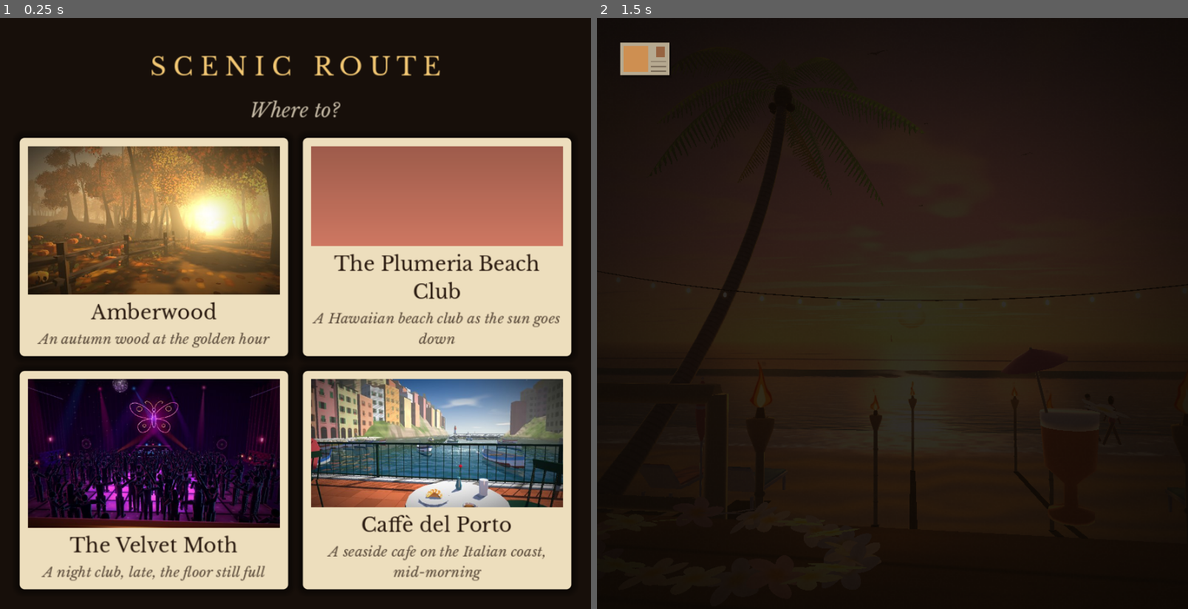
Above: before the commit, frames 1-2 (left to right).
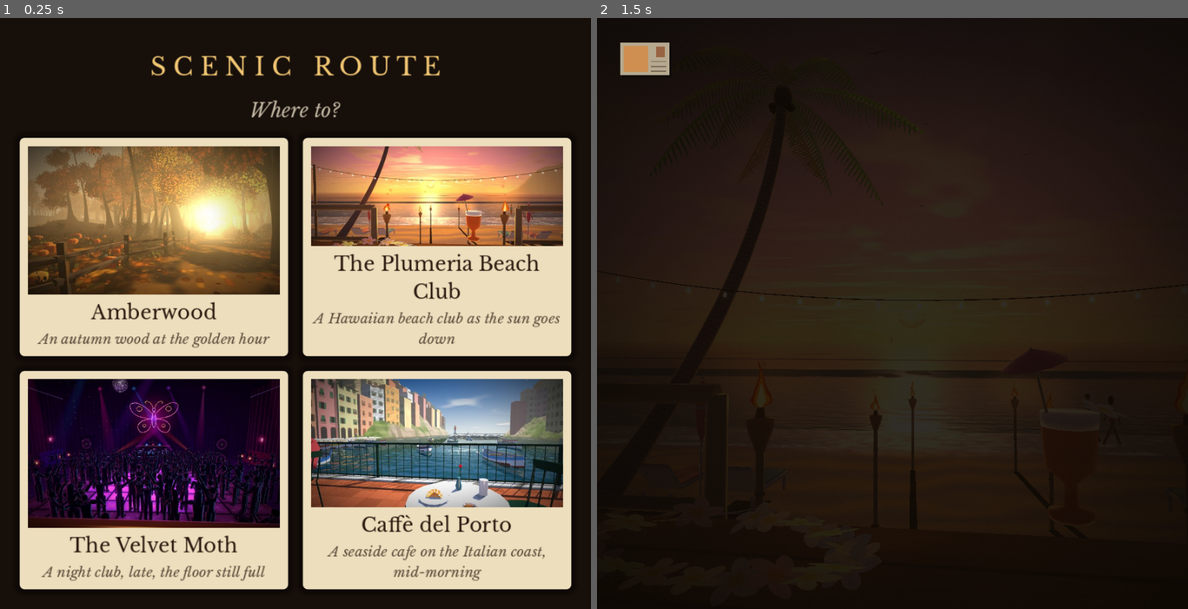
Above: after the commit, the same moments.

Repository: Sclondon/ScenicRoute
Game: Godot game, scene res://scenes/main.tscn
Same seed, same stepped clock (60 frames per second), same inputs: the game is played once before the commit and once after it.
Inputs (mouse positions are in pixels of both pictures, inside the frame that each line leads up to):
- Up to frame 1 (0.25 s): no input
- Up to frame 2 (1.5 s): tap Enter at 0.5 s; move the mouse to (1022, 283) at 0.52 s; hold Right (ui_right) 0.53-1.25 s; tap Alt at 0.6 s; click (1022, 283) at 0.67 s; tap Space at 0.77, 1.07, 1.25 s; drag from (774, 343) to (862, 431) at 1.27 s

The runs differ from the first frame. In frame 1, 6.3% of the frame differs, in the area x 52-96%, y 21-39%; in frame 2, nothing differs.

Commit message:
Leave a place as soon as it is in view; tests/picker.gd taps every postcard and back; Plumeria's card
Co-Authored-By: Claude Opus 5.5 <noreply@anthropic.com>
Claude-Session: https://claude.ai/code/session_015QTKPaFFhWEZskCemuvnwW

Diff:
--- a/scripts/main.gd
+++ b/scripts/main.gd
@@ -27,6 +27,7 @@
 var _grid: GridContainer
 var _busy := false
 var _hinted := false
+var _words: Tween
 ## A place to open straight into, by id (tests set it before the scene starts).
 static var start_place := ""
 
@@ -213,6 +214,8 @@
 	# come up out of the dark, name the place, then say how to look about (the first time) and get out of the way
 	tw = create_tween()
 	tw.tween_property(paint, "shader_parameter/fade", 0.0, 1.6)
+	# free to leave once it is in view; the name comes and goes on its own
+	tw.tween_callback(func(): _busy = false)
 	tw.tween_property(title, "modulate:a", 1.0, 1.0)
 	if not _hinted:
 		tw.parallel().tween_property(hint, "modulate:a", 1.0, 1.0)
@@ -220,8 +223,7 @@
 	tw.tween_property(title, "modulate:a", 0.0, 1.8)
 	tw.parallel().tween_property(hint, "modulate:a", 0.0, 1.8)
 	_hinted = true
-	await tw.finished
-	_busy = false
+	_words = tw
 
 
 ## Back to the postcards.
@@ -232,6 +234,8 @@
 	var tw := create_tween()
 	tw.tween_property(paint, "shader_parameter/fade", 1.0, 0.5)
 	await tw.finished
+	if _words and _words.is_valid():
+		_words.kill()
 	_leave_place()
 	back_card.visible = false
 	title.modulate.a = 0.0
--- /dev/null
+++ b/tests/picker.gd
@@ -0,0 +1,48 @@
+extends SceneTree
+## The postcards, and going to each place and back by tapping (simulated touches). Ends PASSED or FAILED.
+##   godot --path . --audio-driver Dummy --resolution 450x800 -s tests/picker.gd -- [--out=<folder>]
+
+var failures: Array[String] = []
+var out := ""
+
+
+func _initialize() -> void:
+	for a in OS.get_cmdline_user_args():
+		if a.begins_with("--out="):
+			out = a.substr(6)
+	change_scene_to_file("res://scenes/main.tscn")
+	_run.call_deferred()
+
+
+func _tap(c: Control) -> void:
+	var p := root.get_final_transform() * c.get_global_rect().get_center()
+	for pressed in [true, false]:
+		var e := InputEventScreenTouch.new()
+		e.position = p
+		e.pressed = pressed
+		Input.parse_input_event(e)
+		await process_frame
+
+
+func _check(ok: bool, what: String) -> void:
+	print(("ok   " if ok else "FAIL ") + what)
+	if not ok:
+		failures.append(what)
+
+
+func _run() -> void:
+	await create_timer(1.0).timeout
+	var main = current_scene
+	_check(main.picker.visible and main.cards.size() == 4, "four postcards to choose from")
+	if out != "":
+		root.get_texture().get_image().save_png(out + "/picker.png")
+	for i in main.cards.size():
+		var id: String = main.cards[i].get_meta("place").id
+		await _tap(main.cards[i])
+		await create_timer(4.0).timeout
+		_check(main.place != null and main.place_info.id == id and not main.picker.visible, "tapping a card goes to " + id)
+		await _tap(main.back_card)
+		await create_timer(1.5).timeout
+		_check(main.picker.visible and main.place == null, "the corner postcard comes back from " + id)
+	print("PASSED" if failures.is_empty() else "FAILED: %s" % ", ".join(failures))
+	quit(0 if failures.is_empty() else 1)
Binary file added: cards/plumeria.jpg
Not shown, added: cards/plumeria.jpg.import
Not shown, added: tests/picker.gd.uid
